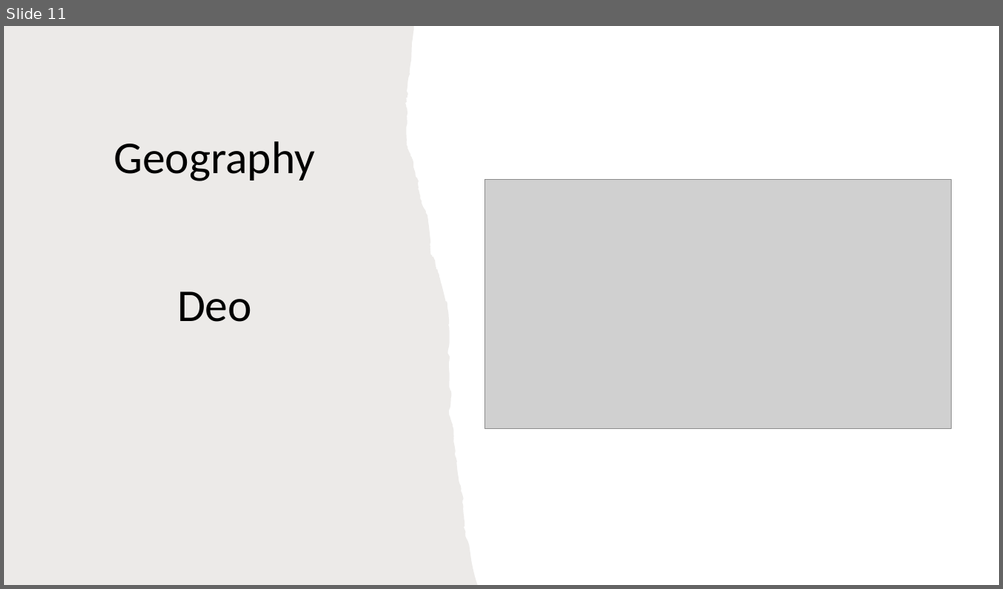
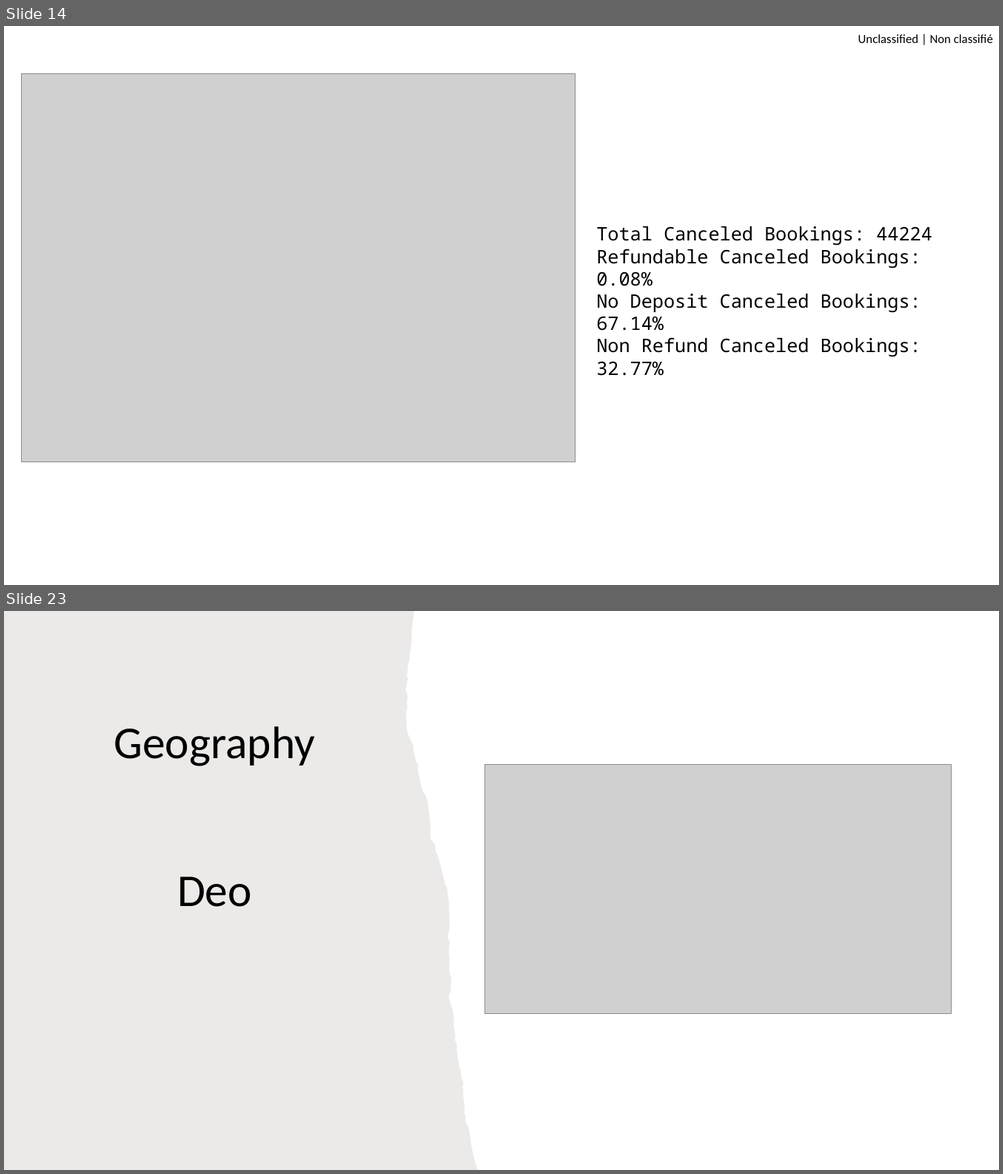
Before and after one commit to pin164/project_1, a slide deck: DRAFT Project1-Hotel_Booking.pptx. Shown one above the other, each under a label of ours: slide 11 before the commit, slides 14 and 23 after it; the slides between them are not shown. The pictures are 1003x589 and 1003x1174 pixels, drawn with LibreOffice and Linux fonts; fonts in the diff are those of the drawing; grey boxes stand for pictures. Boxes give left, top, right and bottom in pixels: in the first picture for what was removed or moved away, otherwise in the second. Text is boxed around its words. In the diff, an @@ line names an element or a change of style, - is before the commit and + after.

```diff
--- a/DRAFT Project1-Hotel_Booking.pptx
+++ b/DRAFT Project1-Hotel_Booking.pptx
@@ slide 14 added at [4,26,999,585], background #FFFFFF @@
@@ text added at [858,34,993,43], 12 pt, text #000000 @@
+Unclassified | Non classifié
@@ picture added at [22,74,575,463] @@
@@ text added at [596,227,932,376], 18 pt, text #000000 @@
+Total Canceled Bookings: 44224
+Refundable Canceled Bookings: 0.08%
+No Deposit Canceled Bookings: 67.14%
+Non Refund Canceled Bookings: 32.77%
@@ what was slide 11 is now slide 23 @@
```
Also in this commit, not shown: 11 other slides added, 2 other files.
